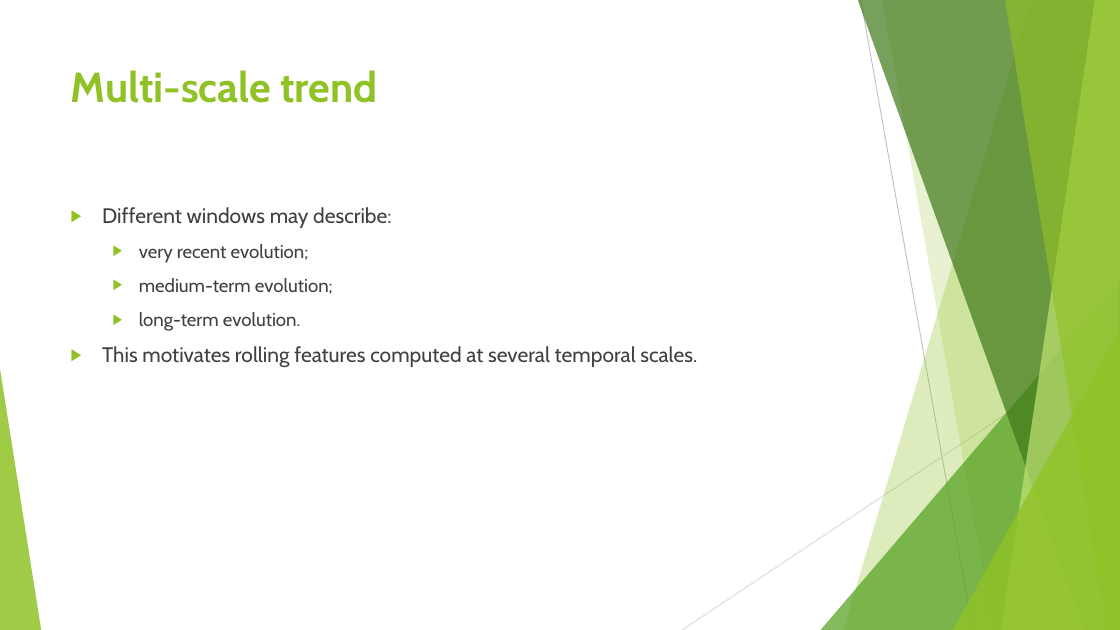
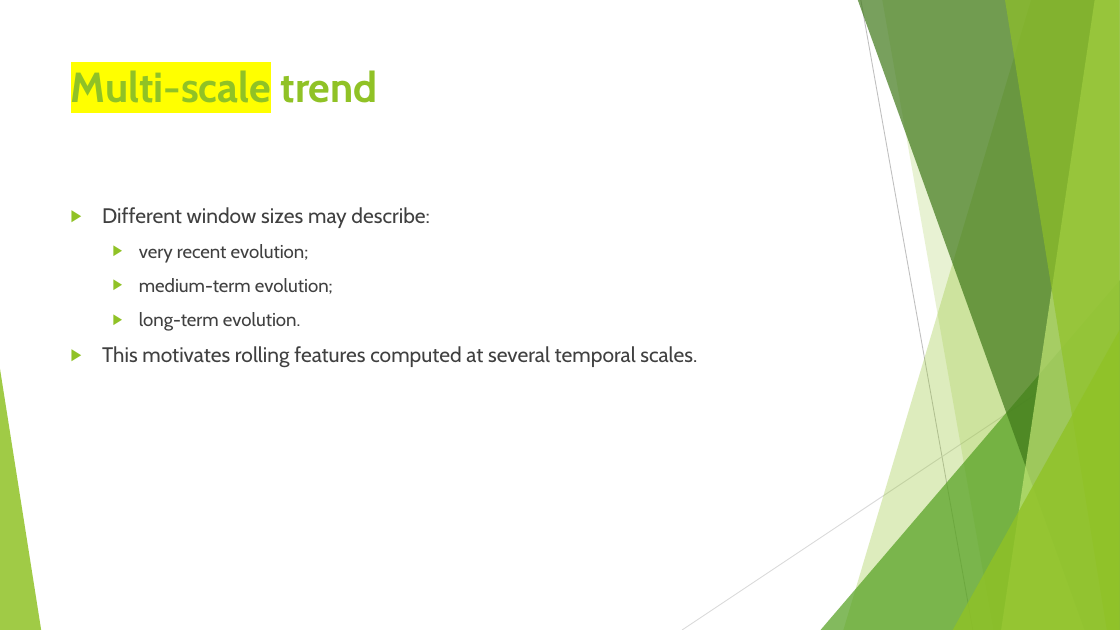
Before and after one commit to FranzGH/timeseries, a slide deck: slide 54 of Slides/03 Traditional Baselines and Feature-Based Machine Learning.pptx. Drawn at 1120x630 pixels with LibreOffice and Linux fonts; fonts in the diff are those of the drawing. Boxes give left, top, right and bottom in pixels: in the first picture for what was removed or moved away, otherwise in the second. Text is boxed around its words. In the diff, an @@ line names an element or a change of style, - is before the commit and + after.

```diff
--- a/Slides/03 Traditional Baselines and Feature-Based Machine Learning.pptx
+++ b/Slides/03 Traditional Baselines and Feature-Based Machine Learning.pptx
@@ title "Multi-scale trend" at (71, 70, 378, 103): highlight none to #FFFF00 in "Multi-scale" @@
@@ text at (102, 207, 429, 228): text changed @@
-▶ Different windows may describe:
+▶ Different window sizes may describe:
```
Also in this commit, not shown: 23 other slides changed, 1 other file.
